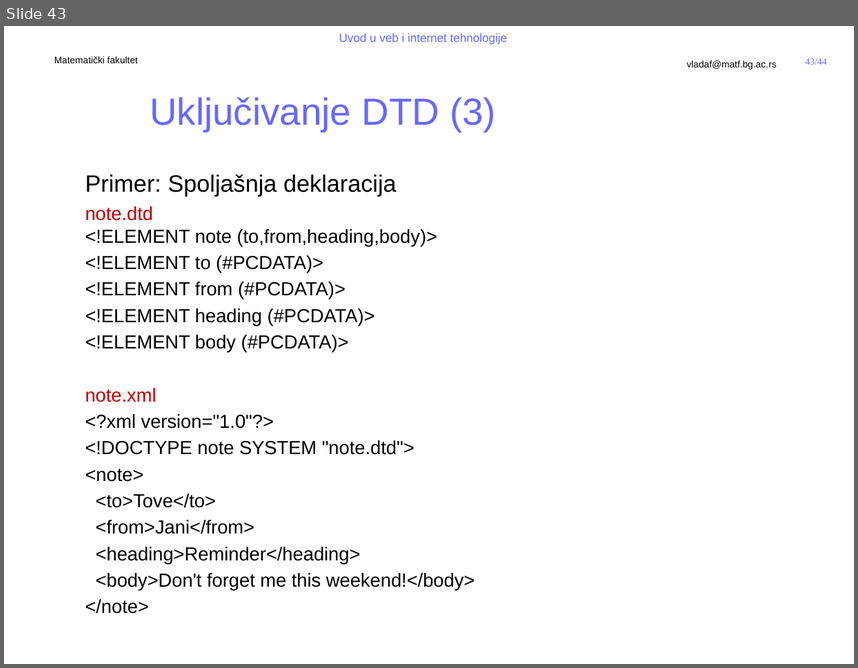
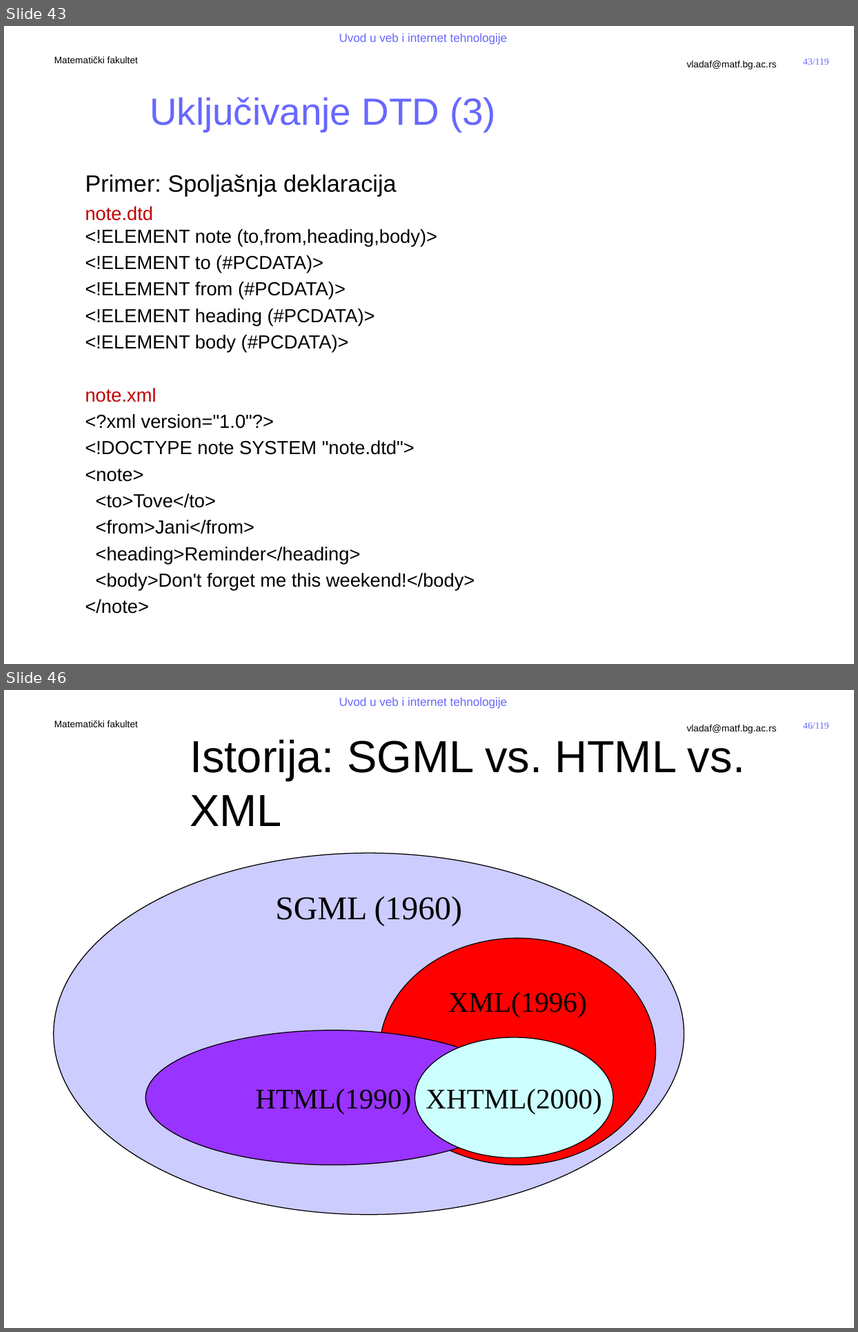
Before and after one commit to MatfUVIT/info, a slide deck: predavanja/prezentacije/UVIT02-01-Jezici za obelezavanje.pptx. Shown one above the other, each under a label of ours: slide 43 before the commit, slides 43 and 46 after it; the slides between them are not shown. The pictures are 858x668 and 858x1332 pixels, drawn with LibreOffice and Linux fonts; fonts in the diff are those of the drawing; background and template pictures are left out. Boxes give left, top, right and bottom in pixels: in the first picture for what was removed or moved away, otherwise in the second. Text is boxed around its words. In the diff, an @@ line names an element or a change of style, - is before the commit and + after.

```diff
--- a/predavanja/prezentacije/UVIT02-01-Jezici za obelezavanje.pptx
+++ b/predavanja/prezentacije/UVIT02-01-Jezici za obelezavanje.pptx
@@ slide 46 added at [4,690,854,1328], background #FFFFFF; not listed: 5 template elements that a slide beside it also shows @@
@@ title added at [190,740,745,826], 38 pt, text #000000 @@
+Istorija: SGML vs. HTML vs. XML
@@ ellipse added at [53,854,684,1214], fill #CCCCFF, outline #000000 0.75 pt, 28 pt, text #000000 @@
+SGML (1960)
@@ ellipse added at [380,938,656,1165], fill #FF0000, outline #000000 0.75 pt, 24 pt, text #000000 @@
+XML(1996)
@@ ellipse added at [146,1030,522,1164], fill #9933FF, outline #000000 0.75 pt, 24 pt, text #000000 @@
+HTML(1990)
@@ ellipse added at [415,1037,613,1158], fill #CCFFFF, outline #000000 0.75 pt, 24 pt, text #000000 @@
+XHTML(2000)
@@ page number at [803,58,829,65]: text changed @@
-43/44
+43/119
```
Also in this commit, not shown: 2 slides changed, 74 other slides added, 2 other files.
